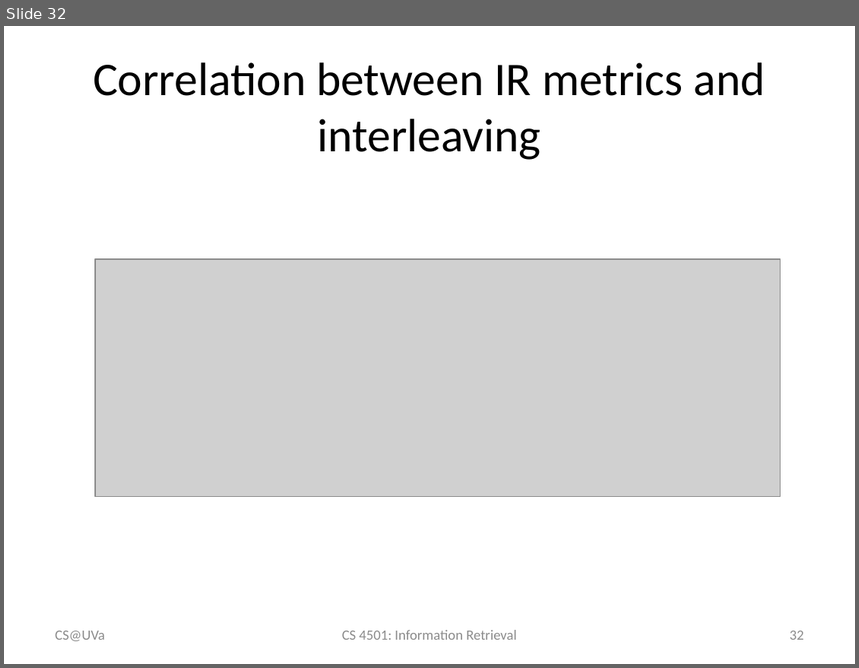
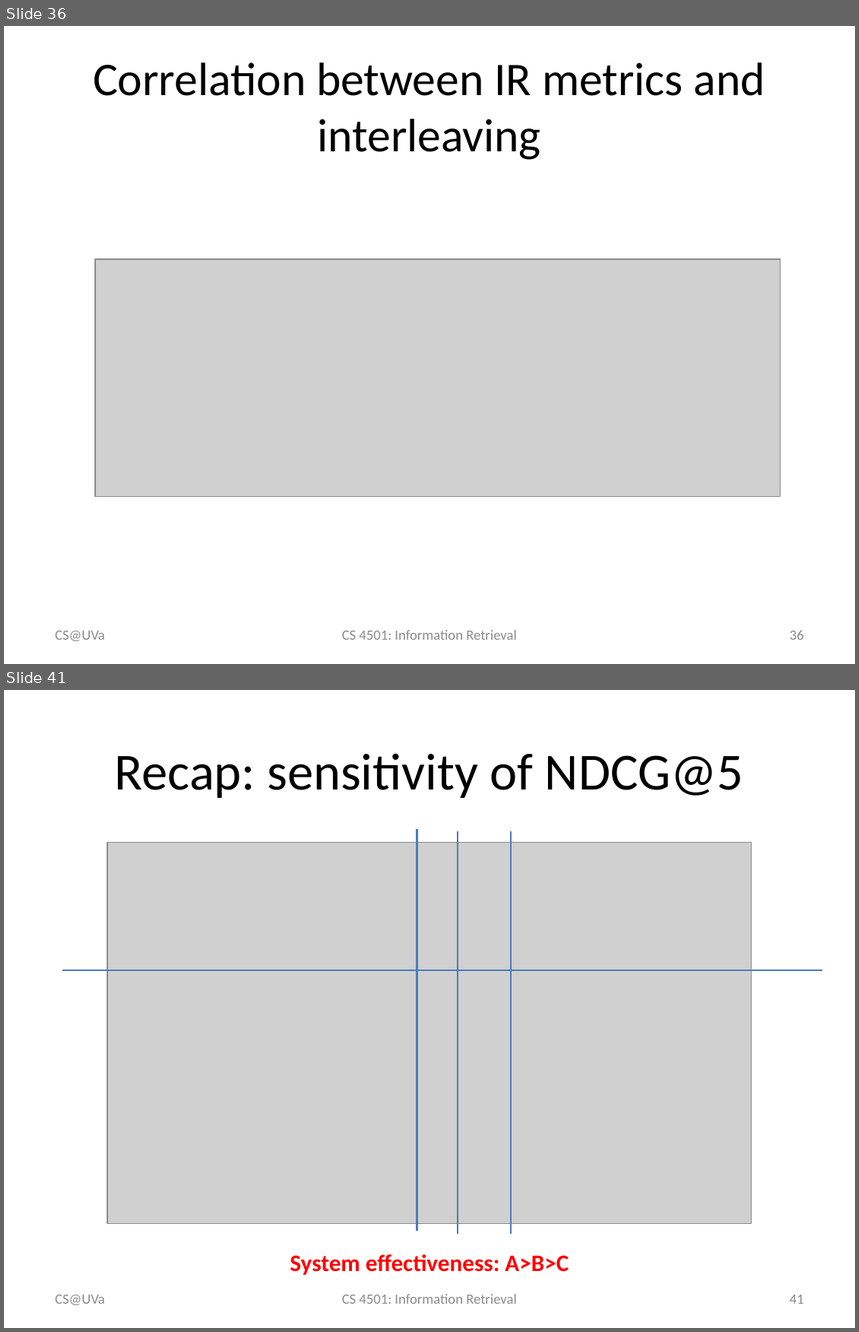
Before and after one commit to wang296/IR2015, a slide deck: docs/Modern Retrieval Evaluations.pptx. Shown one above the other, each under a label of ours: slide 32 before the commit, slides 36 and 41 after it; the slides between them are not shown. The pictures are 859x668 and 859x1332 pixels, drawn with LibreOffice and Linux fonts; fonts in the diff are those of the drawing; grey boxes stand for pictures. Boxes give left, top, right and bottom in pixels: in the first picture for what was removed or moved away, otherwise in the second. Text is boxed around its words. In the diff, an @@ line names an element or a change of style, - is before the commit and + after.

```diff
--- a/docs/Modern Retrieval Evaluations.pptx
+++ b/docs/Modern Retrieval Evaluations.pptx
@@ slide 41 added at bbox=[4, 690, 855, 1328], background #FFFFFF @@
@@ title added at bbox=[115, 753, 743, 798], 44 pt, text #000000 @@
+Recap: sensitivity of NDCG@5
@@ picture added at bbox=[107, 842, 751, 1224] @@
@@ line added from (417, 829) to (417, 1231), #4B7EBC 1.5 pt @@
@@ line added from (458, 831) to (458, 1235), #4B7EBC 1.5 pt @@
@@ line added from (512, 831) to (512, 1235), #4B7EBC 1.5 pt @@
@@ line added from (63, 971) to (823, 971), #4B7EBC 1.5 pt @@
@@ text added at bbox=[290, 1255, 569, 1275], 20 pt, text #FF0000, bold @@
+System effectiveness: A>B>C
@@ text added at bbox=[55, 1295, 105, 1306], 12 pt, text #8C8C8C @@
+CS@UVa
@@ text added at bbox=[342, 1294, 516, 1304], 12 pt, text #8C8C8C @@
+CS 4501: Information Retrieval
@@ page number added at bbox=[790, 1295, 804, 1304], 12 pt, text #8C8C8C @@
+41
@@ what was slide 32 is now slide 36 @@
@@ page number at bbox=[790, 630, 804, 640]: text changed @@
-32
+36
```
Also in this commit, not shown: 2 slides changed, 9 other slides added, 7 other files.
